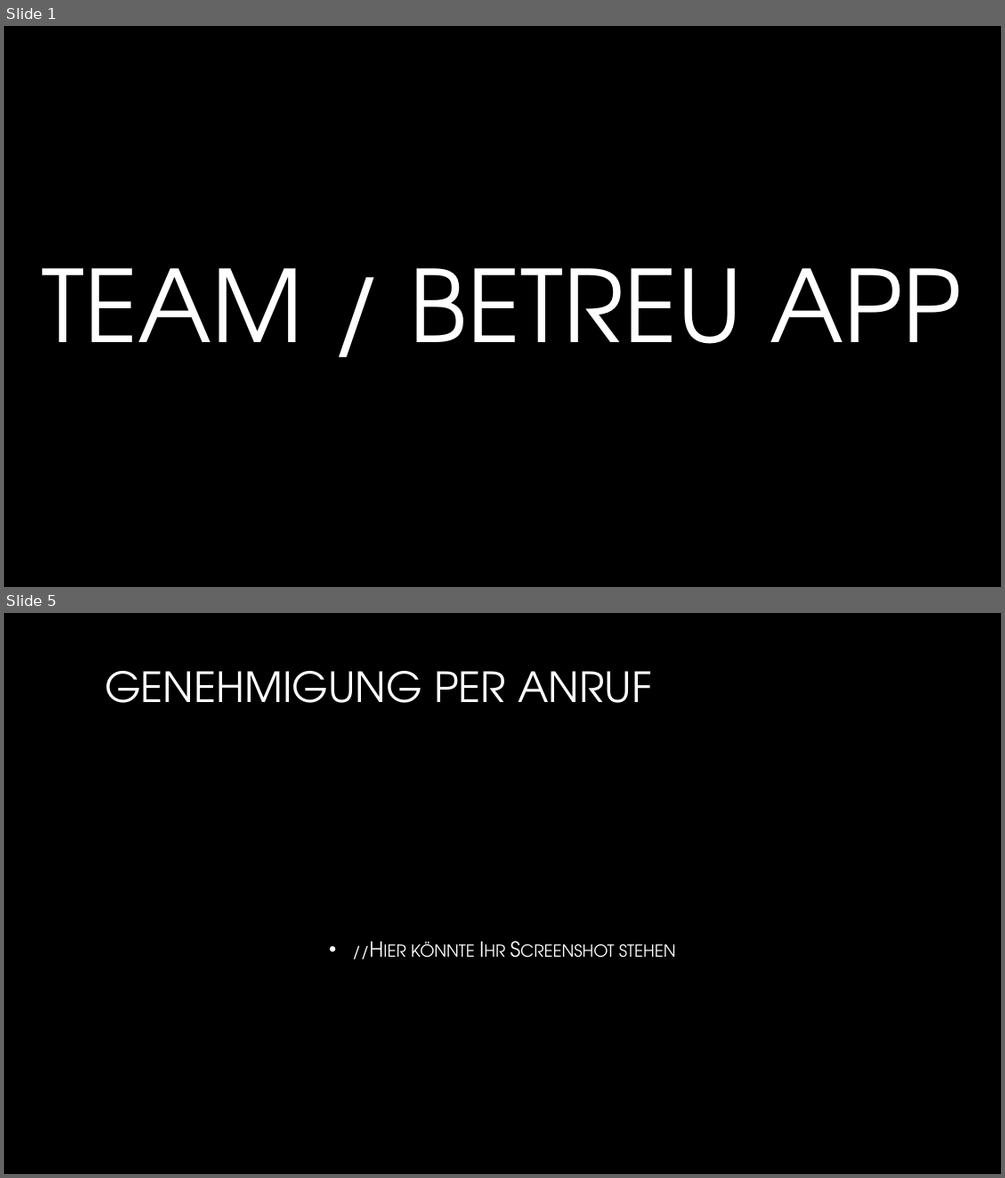
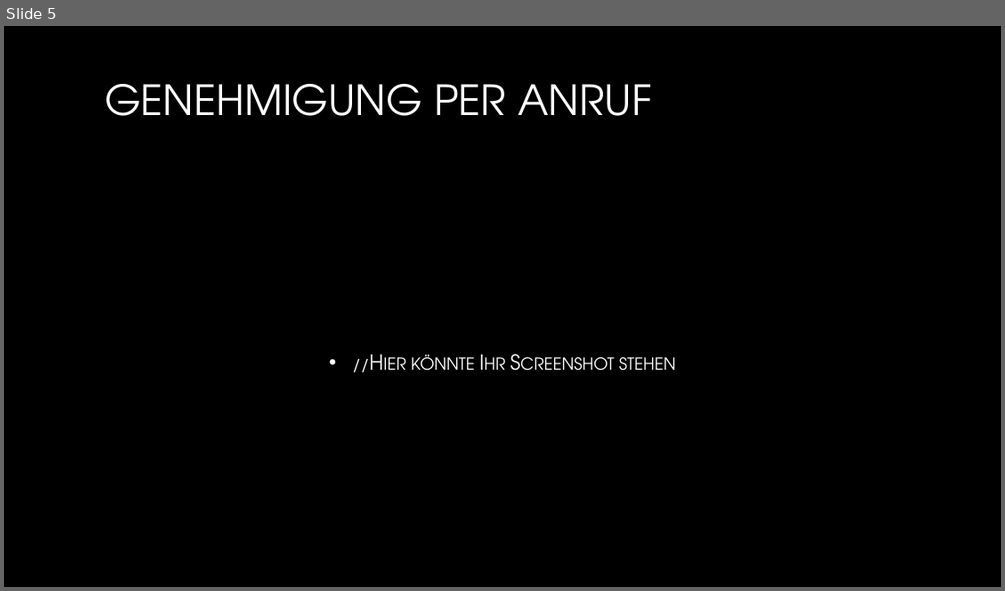
Before and after one commit to YK18415/TeamAndroid, a slide deck: documentation/TeamAndroid_Praesentation.pptx. Shown one above the other, each under a label of ours: slides 1 and 5 before the commit, slide 5 after it; the slides between them are not shown. The pictures are 1005x1178 and 1005x591 pixels, drawn with LibreOffice and Linux fonts; fonts in the diff are those of the drawing; background and template pictures are left out. Boxes give left, top, right and bottom in pixels: in the first picture for what was removed or moved away, otherwise in the second. Text is boxed around its words. In the diff, an @@ line names an element or a change of style, - is before the commit and + after.

```diff
--- a/documentation/TeamAndroid_Praesentation.pptx
+++ b/documentation/TeamAndroid_Praesentation.pptx
@@ slide 1 removed at (x1=4, y1=26, x2=1001, y2=587), background picture (left out) @@
@@ title removed at (x1=42, y1=268, x2=962, y2=344) @@
-TEAM / BETREU APP
```
Also in this commit, not shown: 2 slides changed, 2 slides added, 1 other slide removed, 6 other files.
